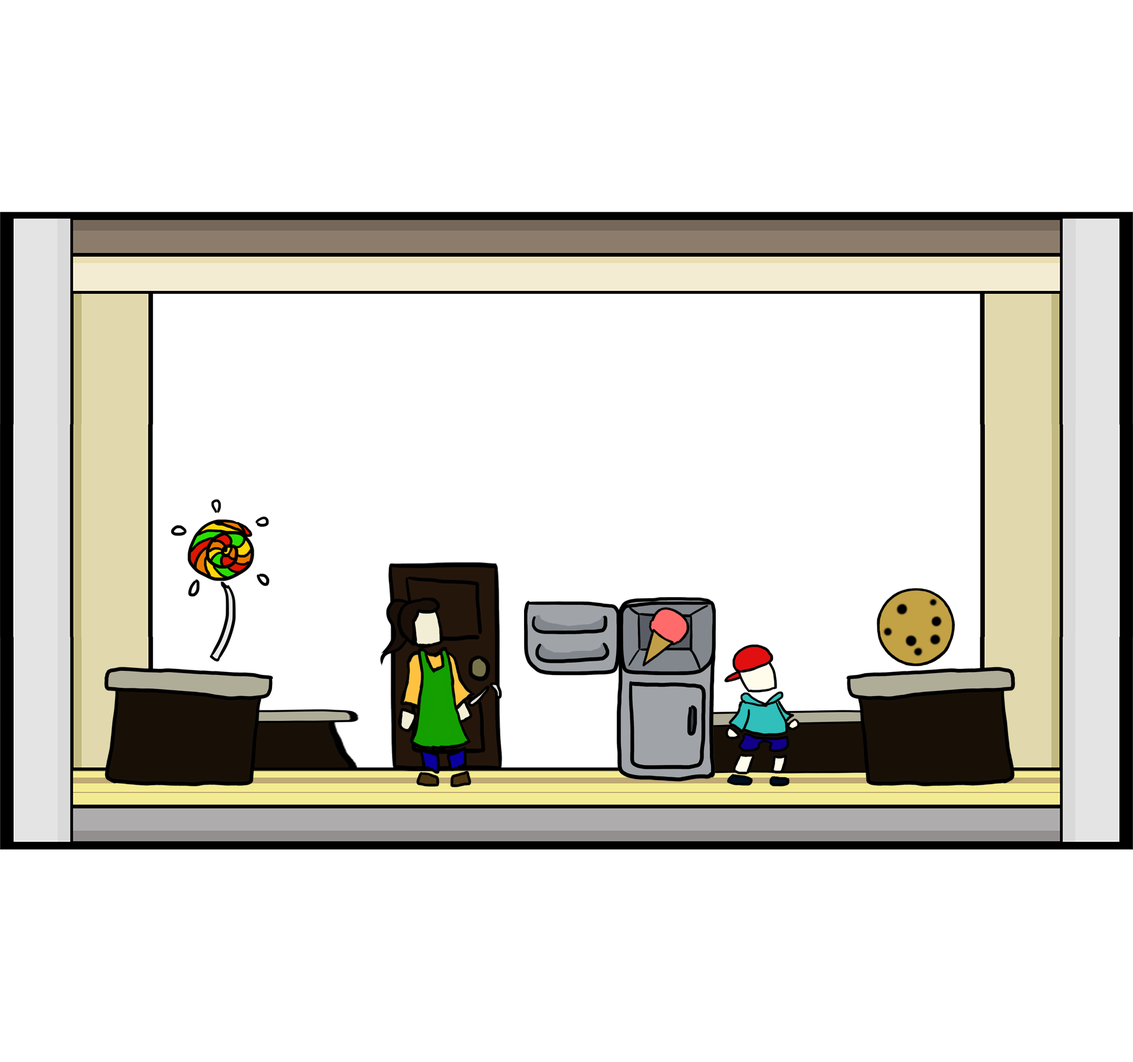
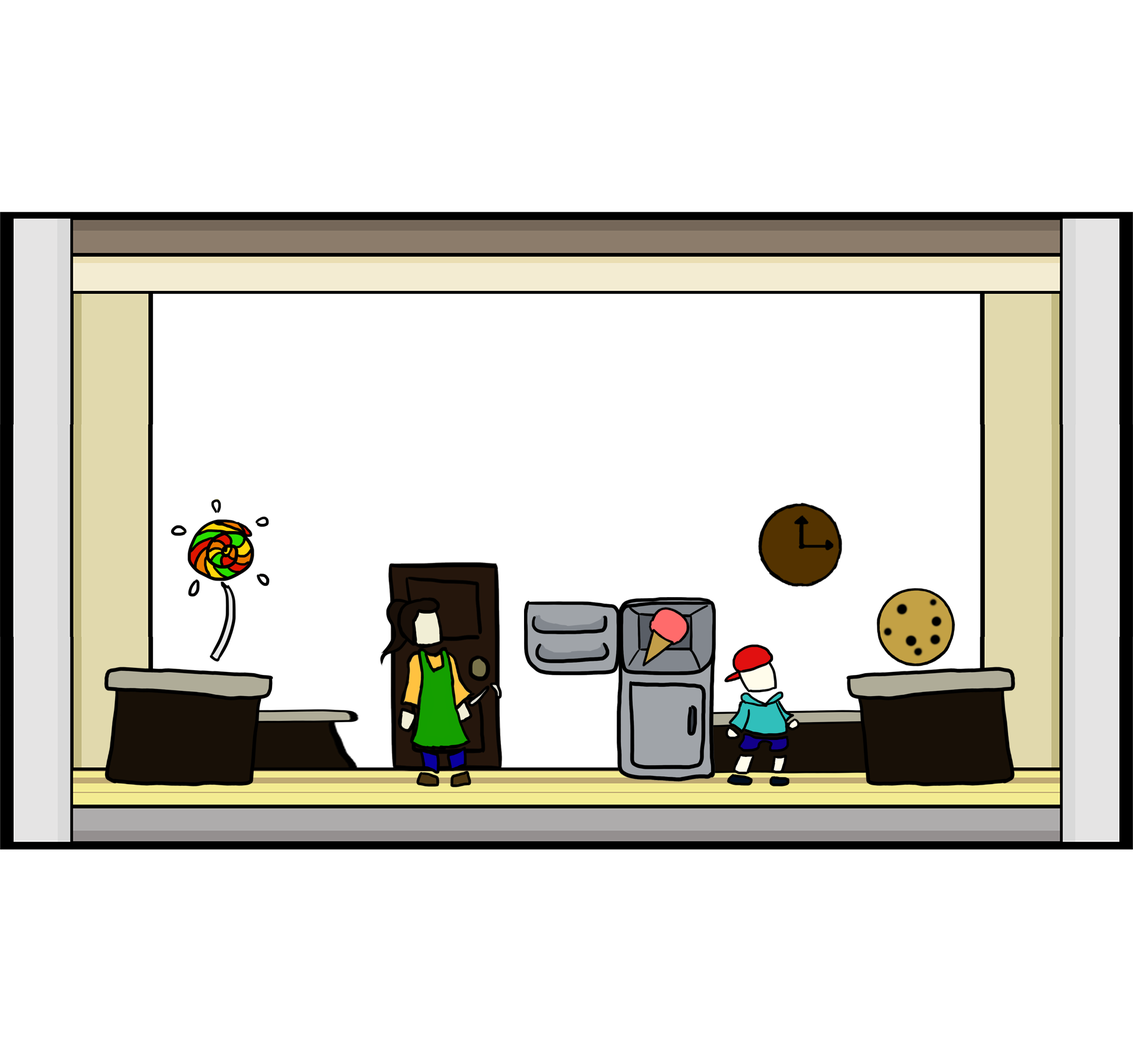
Before/after of a 1133px x 1062px layered artwork. What changed in the layer stack:
added layer "Layer 11" above "Layer 8" over [757, 502, 843, 588]
